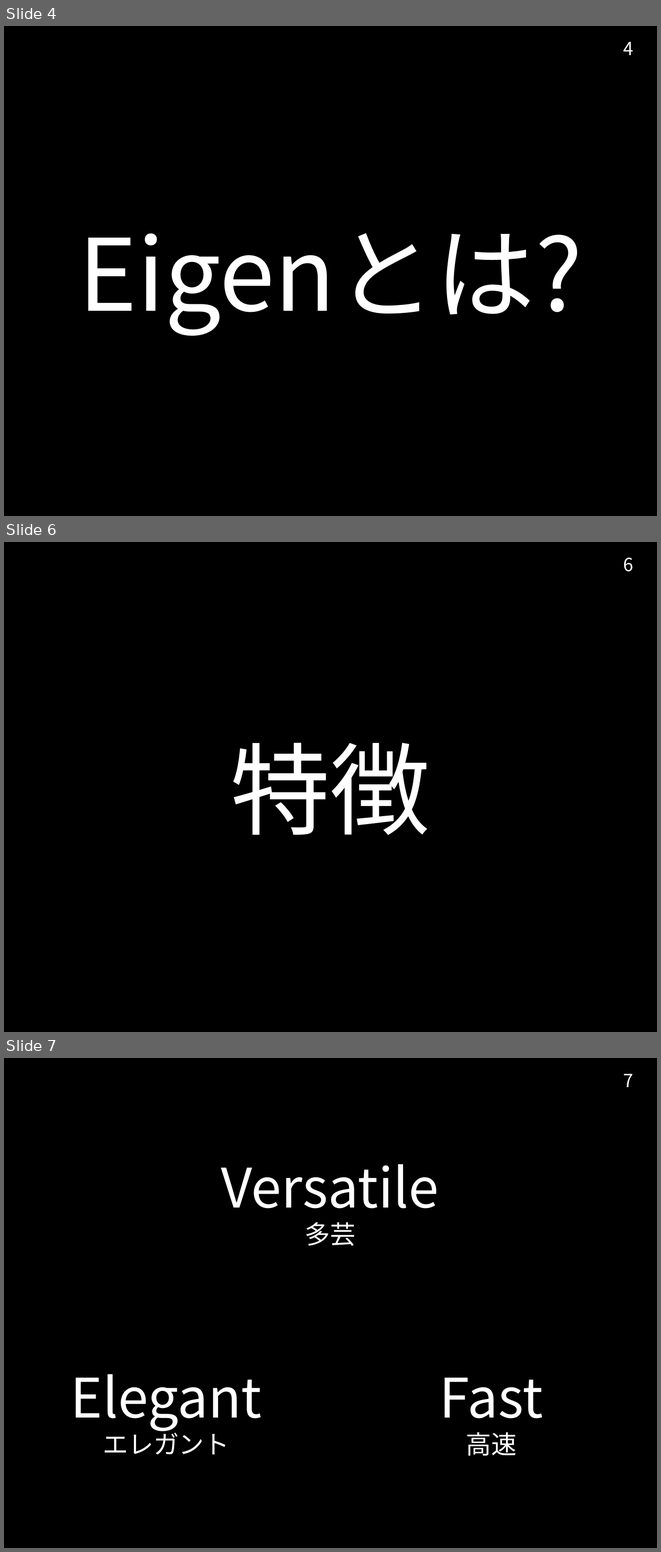
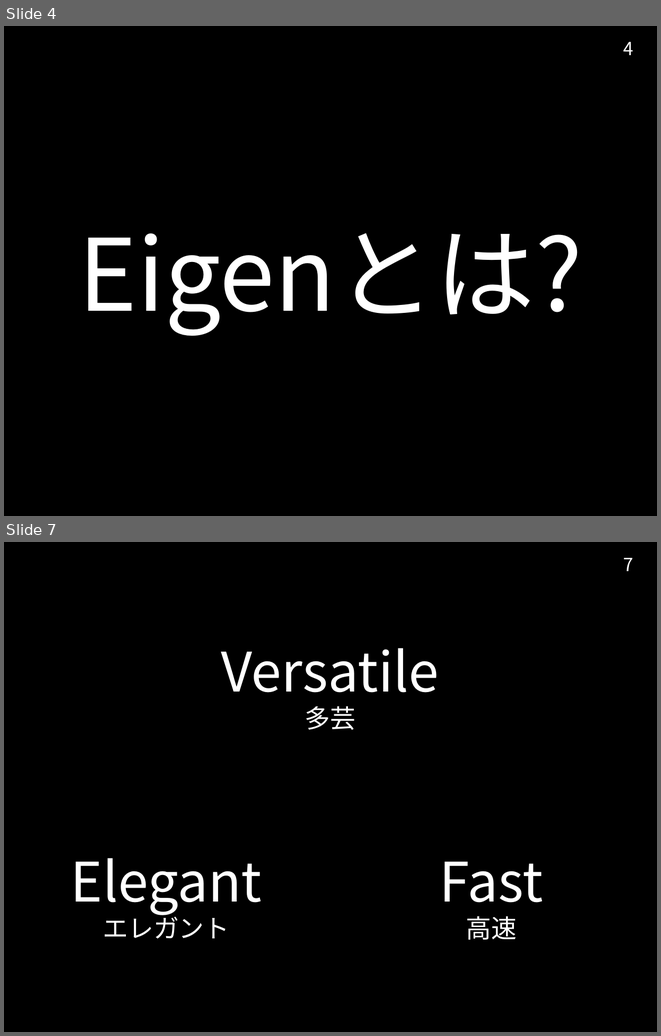
Before and after one commit to TetsuyaNegishi/Eigen_Seminar_2015_11_04, a slide deck: Eigen_Seminar_slide.pptx. Shown one above the other, each under a label of ours: slides 4, 6 and 7 before the commit, slides 4 and 7 after it; the slides between them are not shown. The pictures are 661x1552 and 661x1036 pixels, drawn with LibreOffice and Linux fonts; fonts in the diff are those of the drawing; background and template pictures are left out. Boxes give left, top, right and bottom in pixels: in the first picture for what was removed or moved away, otherwise in the second. Text is boxed around its words. In the diff, an @@ line names an element or a change of style, - is before the commit and + after.

```diff
--- a/Eigen_Seminar_slide.pptx
+++ b/Eigen_Seminar_slide.pptx
@@ slide 6 removed at box(4, 542, 657, 1032), background picture (left out) @@
@@ page number removed at box(623, 557, 633, 572) @@
-6
@@ text removed at box(231, 742, 430, 835) @@
-特徴
```
Also in this commit, not shown: 2 slides changed, 3 slides added, 1 other file.
